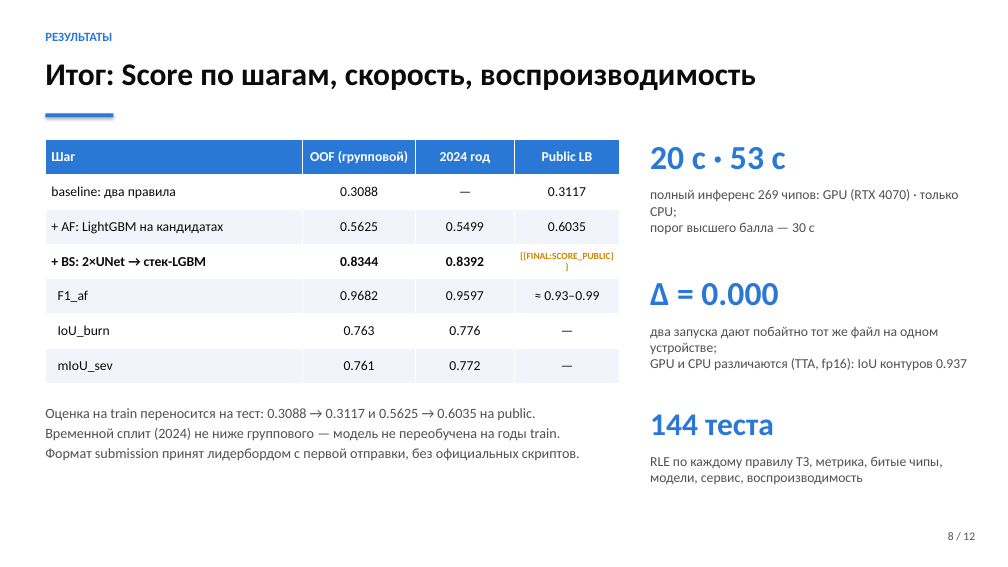
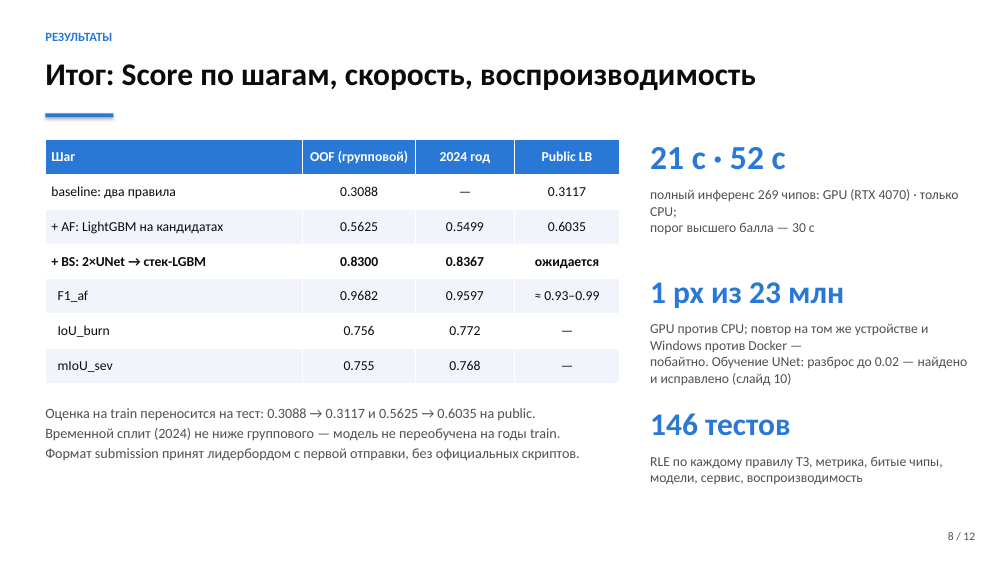
Before and after one commit to shttrkk/kosmowinsamarkand, a slide deck: slide 8 of presentation/deck.pptx. Drawn at 1008x567 pixels with LibreOffice and Linux fonts; fonts in the diff are those of the drawing. Boxes give left, top, right and bottom in pixels: in the first picture for what was removed or moved away, otherwise in the second. Text is boxed around its words. In the diff, an @@ line names an element or a change of style, - is before the commit and + after.

```diff
--- a/presentation/deck.pptx
+++ b/presentation/deck.pptx
@@ table at bbox=[45, 140, 620, 383] @@
-row 4: + BS: 2×UNet → стек-LGBM | 0.8344 | 0.8392 | {{FINAL:SCORE_PUBLIC}}
+row 4: + BS: 2×UNet → стек-LGBM | 0.8300 | 0.8367 | ожидается
-row 6, column 2: 0.763
+row 6, column 2: 0.756
-row 6, column 3: 0.776
+row 6, column 3: 0.772
-row 7, column 2: 0.761
+row 7, column 2: 0.755
-row 7, column 3: 0.772
+row 7, column 3: 0.768
@@ text at bbox=[650, 147, 786, 170]: text changed @@
-20 с · 53 с
+21 с · 52 с
@@ text at bbox=[650, 282, 844, 308]: text changed; size 32 to 30 pt @@
-Δ = 0.000
+1 px из 23 млн
@@ text at bbox=[650, 324, 968, 385]: text changed @@
-два запуска дают побайтно тот же файл на одном устройстве;
-GPU и CPU различаются (TTA, fp16): IoU контуров 0.937
+GPU против CPU; повтор на том же устройстве и Windows против Docker —
+побайтно. Обучение UNet: разброс до 0.02 — найдено и исправлено (слайд 10)
@@ text at bbox=[650, 413, 791, 436]: text changed @@
-144 теста
+146 тестов
```
Also in this commit, not shown: 5 other slides changed, 24 other files.
